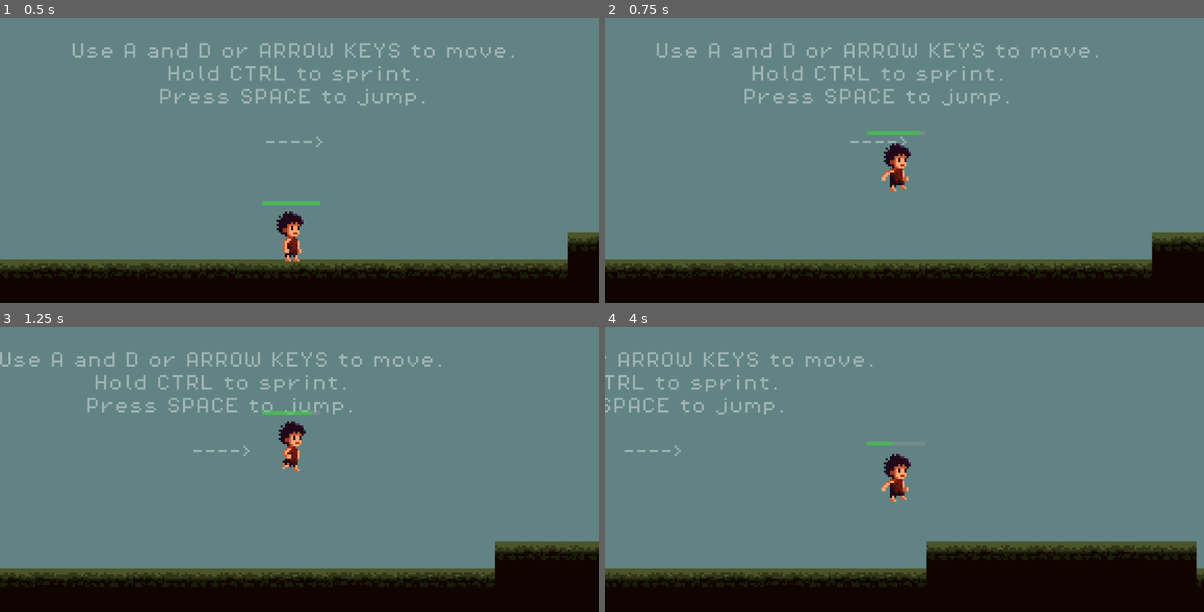
Above: before the commit, frames 1-4 (two rows, left to right).
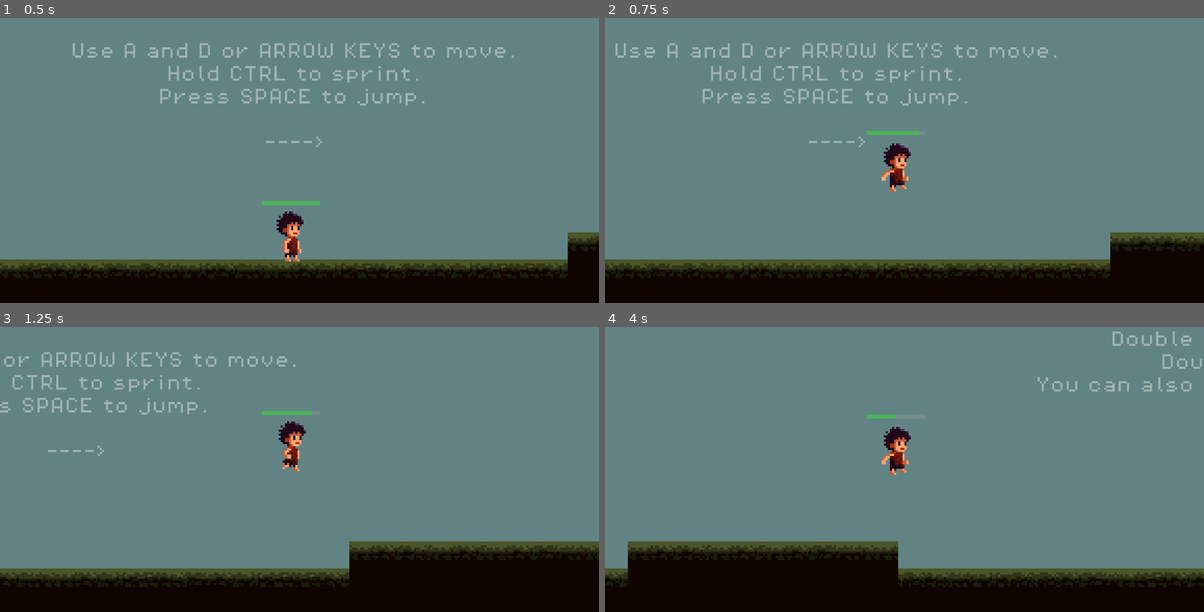
Above: after the commit, the same moments.

Repository: jakubicek24/denisova-legacy
Game: Godot game, scene res://Scenes/main.tscn
Two runs of this game, one before a commit and one after it. Both use one fixed random seed, a clock stepped at 60 frames per second and the inputs below.
Inputs:
- Up to frame 1 (0.5 s): no input
- Up to frame 2 (0.75 s): tap Space (jump) at 0.5 s; hold D (move_right) from 0.53 s (still down); hold Ctrl (sprint) from 0.53 s (still down)
- Up to frame 3 (1.25 s): keep holding D (move_right); keep holding Ctrl (sprint); tap Space (jump) at 0.77, 0.8, 1.07 s
- Up to frame 4 (4 s): tap Space (jump) at 1.25, 1.35, 1.52, 1.82, 2, 2.3, 2.75, 3.02, 3.32, 3.5, 3.6, 3.77 s; release Ctrl (sprint) at 1.28 s; tap Ctrl (sprint) at 1.55, 2.85 s; release D (move_right) at 2.03 s; hold A (move_left) 2.03-2.78 s; hold Ctrl (sprint) 2.03-2.78 s; hold D (move_right) from 2.78 s (still down)

Frame 1 is identical in both runs. In frame 2, 4.8% of the frame differs, in the area x 0-100%, y 8-89%; in frame 3, 6.7%; in frame 4, 15%, in the area x 0-100%, y 1-90%.

Commit message:
delete sprint

Diff:
--- a/Scripts/player.gd
+++ b/Scripts/player.gd
@@ -1,14 +1,13 @@
 extends CharacterBody2D
 
-var speed = 50.0
+var speed = 150.0
 const JUMP_VELOCITY = -250.0
 var stamina = 0
 var staminatext = stamina
-var issprinting = false
 var tap_count_sprint = 0  # Counts Shift presses
-var tap_count_jump = 0
+var tap_count_jump = 0  # Counts Space presses
 var is_dashing = false  # Tracks if the player is currently dashing
-var is_boosting = false
+var is_boosting = false  # Tracks if the player is currently boosting
 var dash_speed = 300  # Speed during dash
 var cooldown = false
 
@@ -62,31 +61,20 @@
 		tap_count_jump += 1
 		jump_timer.start()  # Start the timer
 
+	# Double jump
 	if tap_count_jump == 1 and is_boosting == false and Input.is_action_just_pressed("jump") and sprint_cooldown_timer.time_left == 0 and staminatext >= 5 and not is_on_floor():
 		stamina += 0.1
 		velocity.y = JUMP_VELOCITY
 		print("doublejump")
 		tap_count_jump = 0
 
+	# Stamina increase while standing still
+	if stamina > 0 and velocity == Vector2(0, 0) and sprint_cooldown_timer.time_left == 0:
+			stamina -= delta / 2
+
 	#Jump falloff after dash
 	if is_boosting and not is_on_floor():
 			velocity.x = direction.x * (dash_speed / 1.5)
-
-	# Handle sprinting normally
-	if Input.is_action_pressed("sprint") and is_on_floor() and sprint_cooldown_timer.time_left == 0:
-
-		speed = 100
-		issprinting = true
-	elif issprinting and Input.is_action_pressed("sprint") and sprint_cooldown_timer.time_left == 0:
-		speed = 90
-	elif issprinting and not is_on_floor():
-		speed = 90
-	else:
-		speed = 50
-		if is_on_floor():
-			issprinting = false
-		if stamina > 0 and velocity == Vector2(0, 0) and sprint_cooldown_timer.time_left == 0:
-			stamina -= delta / 2
 
 		# Handle double-tap sprint
 	if Input.is_action_just_pressed("sprint"):
@@ -105,7 +93,7 @@
 				boost_timer.start()
 				stamina += 0.3
 				print("dash")
-			elif not is_on_floor() and tap_count_jump == 1 and sprint_cooldown_timer.time_left == 0 and staminatext >= 30:
+			elif not is_on_floor() and sprint_cooldown_timer.time_left == 0 and staminatext >= 30:
 				is_dashing = true
 				is_boosting = true
 				velocity.y = JUMP_VELOCITY / 2
@@ -135,13 +123,10 @@
 	if is_on_floor():
 		if velocity == Vector2(0, 0):
 			animated_sprite.play("idle")
-		elif speed == 50:
+		elif speed == 150:
 			animated_sprite.play("walking")
 		elif is_dashing:
 			animated_sprite.play("jump")
-		else:
-			animated_sprite.play("sprint")
-			stamina += delta / 4
 	elif tap_count_jump == 1:
 		animated_sprite.play("jump2")
 	else:
